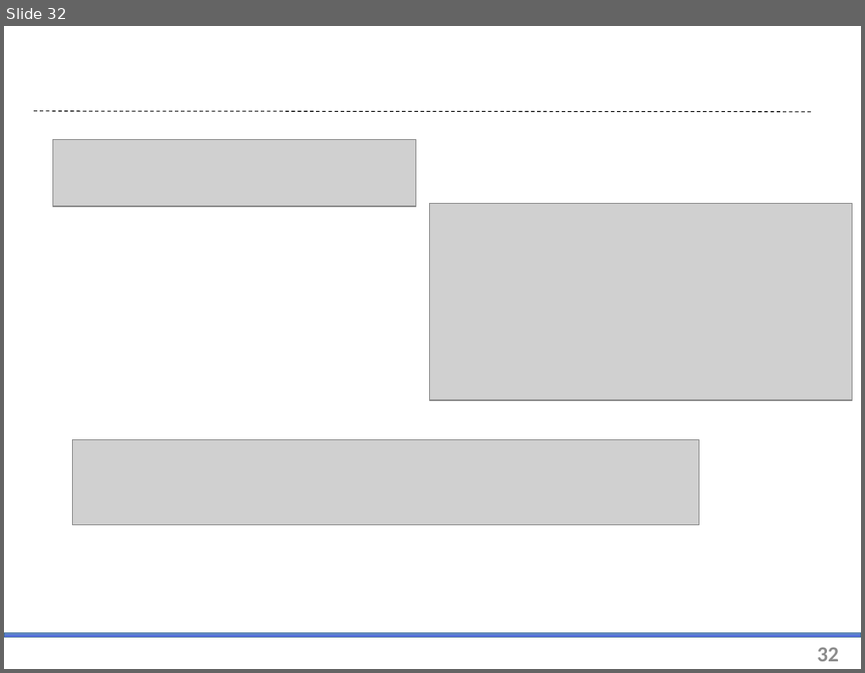
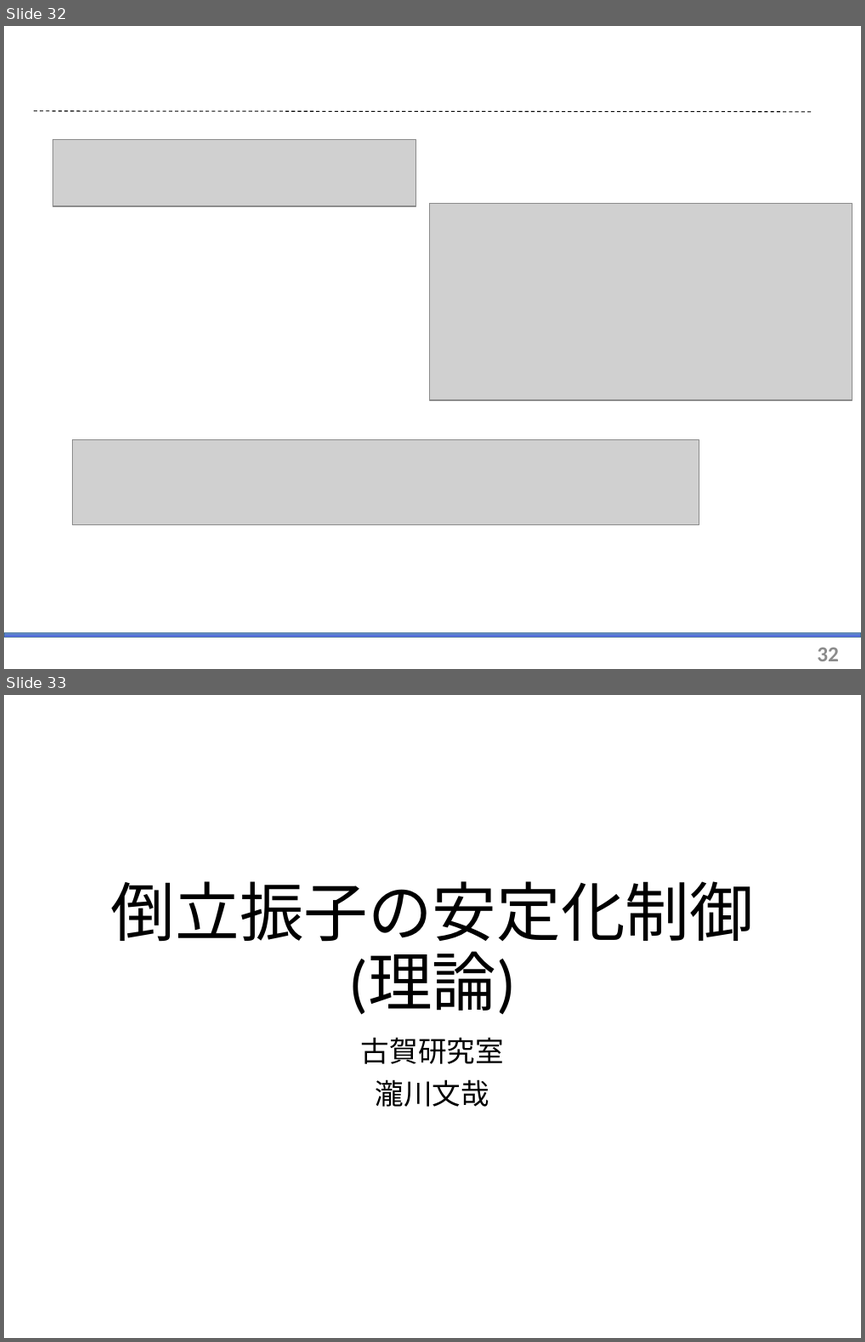
Before and after one commit to arabian9ts/Pendulum, a slide deck: presentation/pendulum_theory.pptx. Shown one above the other, each under a label of ours: slide 32 before the commit, slides 32 and 33 after it. The pictures are 865x673 and 865x1342 pixels, drawn with LibreOffice and Linux fonts; fonts in the diff are those of the drawing; grey boxes stand for pictures. Boxes give left, top, right and bottom in pixels: in the first picture for what was removed or moved away, otherwise in the second. Text is boxed around its words. In the diff, an @@ line names an element or a change of style, - is before the commit and + after.

```diff
--- a/presentation/pendulum_theory.pptx
+++ b/presentation/pendulum_theory.pptx
@@ slide 33 added at [4, 695, 861, 1338], background #FFFFFF @@
@@ title added at [111, 881, 754, 1015], 54 pt, text #000000 @@
+倒立振子の安定化制御
+(理論)
@@ subtitle added at [361, 1037, 504, 1106], 24 pt, text #000000 @@
+古賀研究室
+瀧川文哉
```
Also in this commit, not shown: 12 other slides added.
